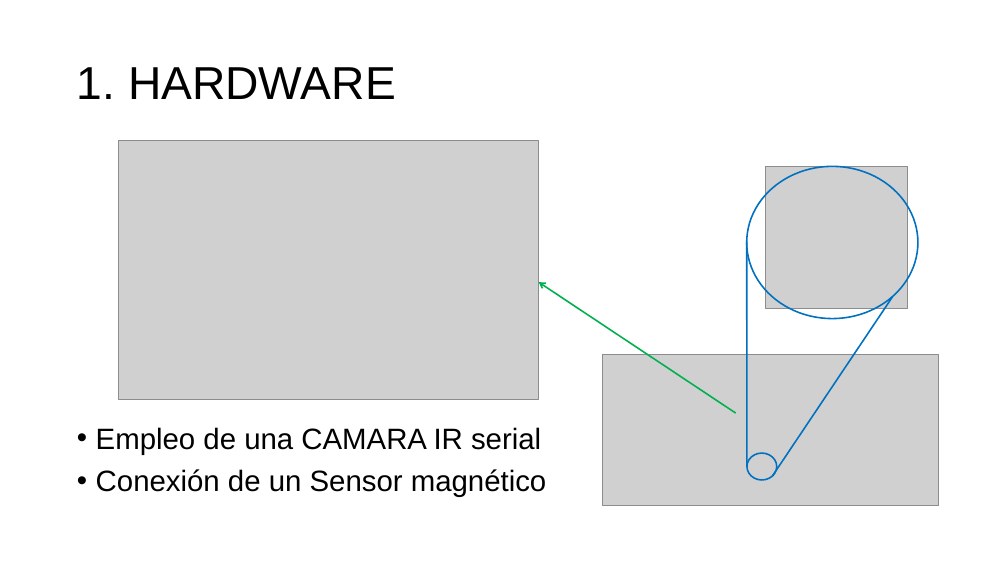
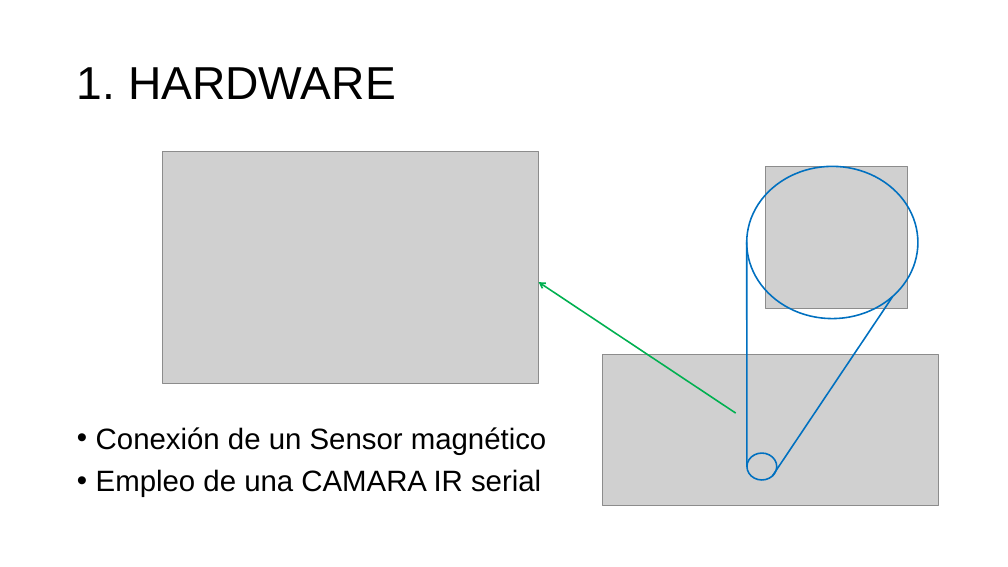
Before and after one commit to aludena18/Tesis, a slide deck: slide 17 of Telelocalización y Captura de Imágenes.pptx. Drawn at 1008x567 pixels with LibreOffice and Linux fonts; fonts in the diff are those of the drawing; grey boxes stand for pictures. Boxes give left, top, right and bottom in pixels: in the first picture for what was removed or moved away, otherwise in the second. Text is boxed around its words. In the diff, an @@ line names an element or a change of style, - is before the commit and + after.

```diff
--- a/Telelocalización y Captura de Imágenes.pptx
+++ b/Telelocalización y Captura de Imágenes.pptx
@@ picture resized from (x1=119, y1=141, x2=538, y2=400) to (x1=163, y1=151, x2=538, y2=383) @@
@@ text at (x1=96, y1=427, x2=547, y2=454): paragraph added @@
+• Conexión de un Sensor magnético
@@ text at (x1=96, y1=469, x2=547, y2=497): paragraph removed @@
-• Conexión de un Sensor magnético
```
Also in this commit, not shown: 14 other slides changed, 1 other file.
